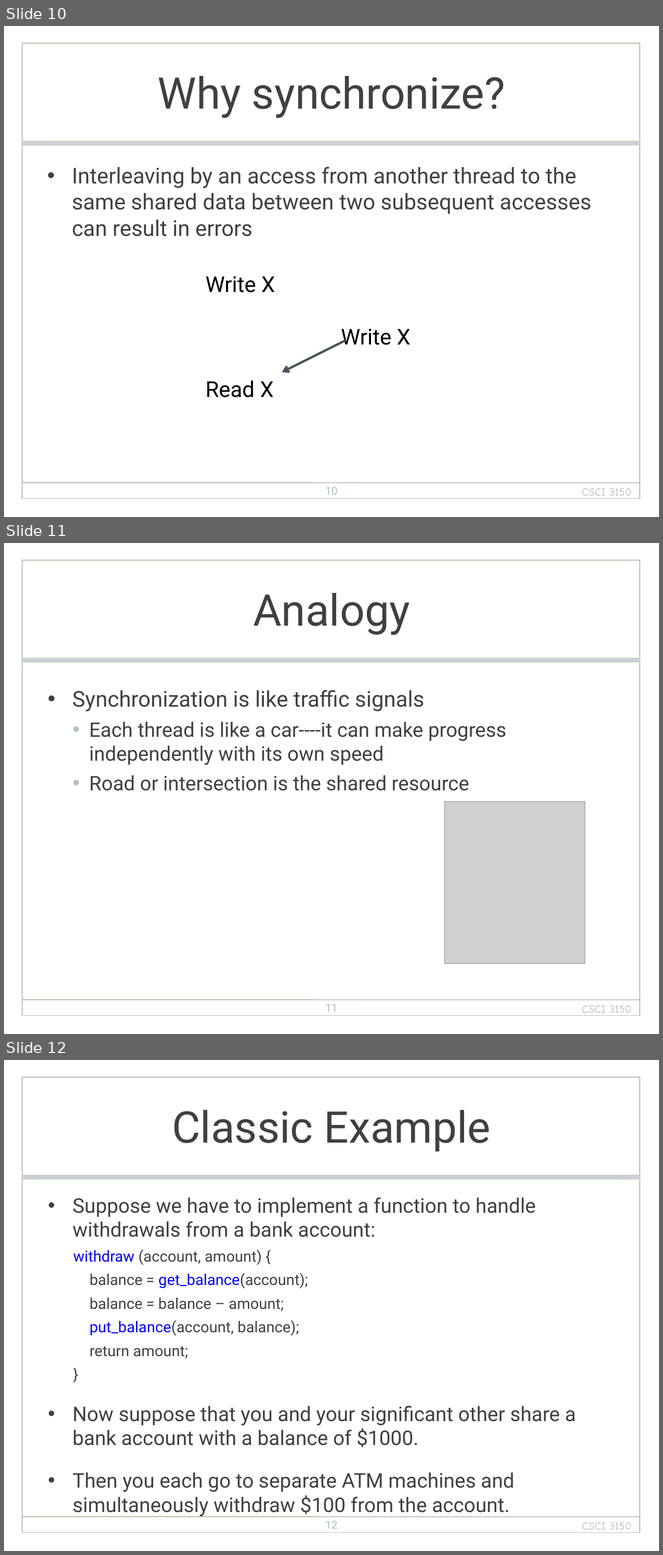
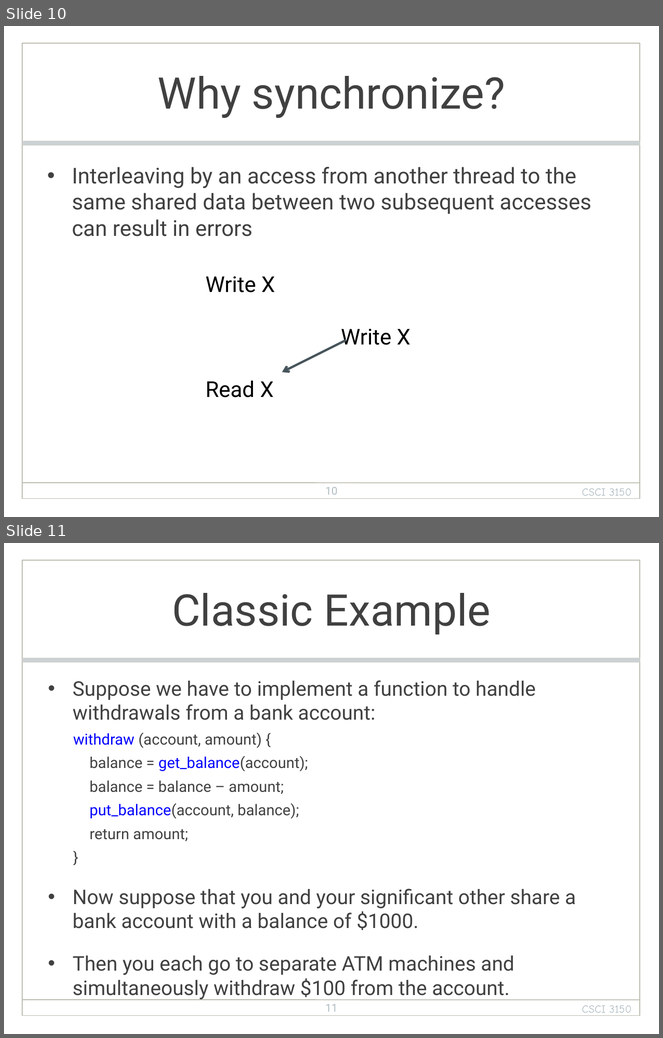
Before and after one commit to henryhxu/CSCI3150, a slide deck: lecture/lec5_sync.pptx. Shown one above the other, each under a label of ours: slides 10, 11 and 12 before the commit, slides 10 and 11 after it. The pictures are 663x1555 and 663x1038 pixels, drawn with LibreOffice and Linux fonts; fonts in the diff are those of the drawing; grey boxes stand for pictures; background and template pictures are left out. Boxes give left, top, right and bottom in pixels: in the first picture for what was removed or moved away, otherwise in the second. Text is boxed around its words. In the diff, an @@ line names an element or a change of style, - is before the commit and + after.

```diff
--- a/lecture/lec5_sync.pptx
+++ b/lecture/lec5_sync.pptx
@@ slide 11 removed at (x1=4, y1=543, x2=659, y2=1034), background picture (left out); not listed: 3 template elements that a slide beside it also shows @@
@@ title removed at (x1=253, y1=593, x2=410, y2=635) @@
-Analogy
@@ text removed at (x1=72, y1=690, x2=506, y2=791) @@
-• Synchronization is like traffic signals
-  • Each thread is like a car----it can make progress independently with its own speed
-  • Road or intersection is the shared resource
@@ picture removed at (x1=444, y1=802, x2=585, y2=964) @@
@@ page number removed at (x1=325, y1=1004, x2=338, y2=1012) @@
-11
@@ text removed at (x1=582, y1=1006, x2=632, y2=1016) @@
-CSCI 3150
@@ what was slide 12 is now slide 11 @@
@@ page number at (x1=325, y1=1004, x2=338, y2=1012): text changed @@
-12
+11
```
Also in this commit, not shown: 4 slides changed, 1 other file.
